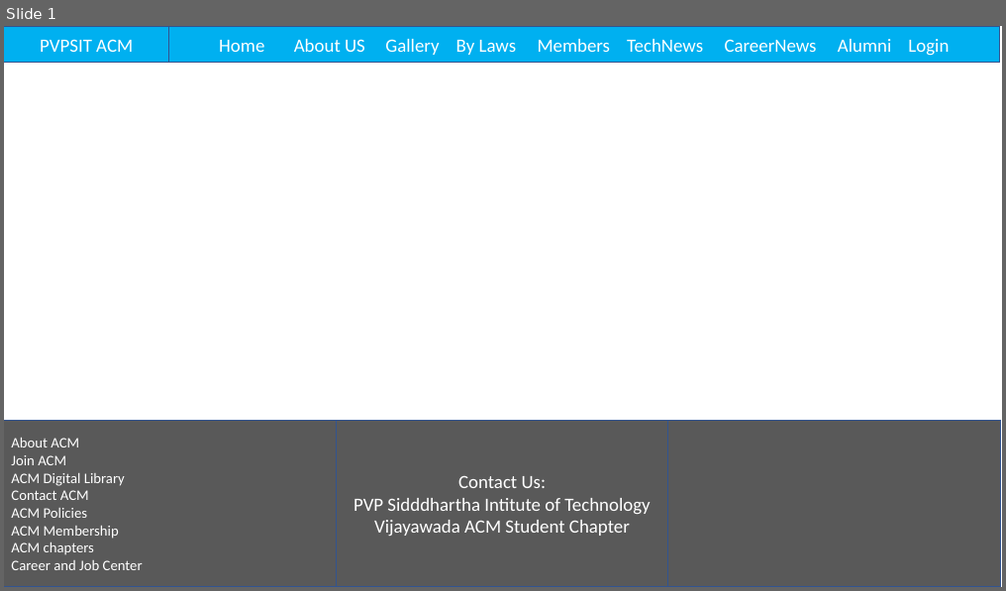
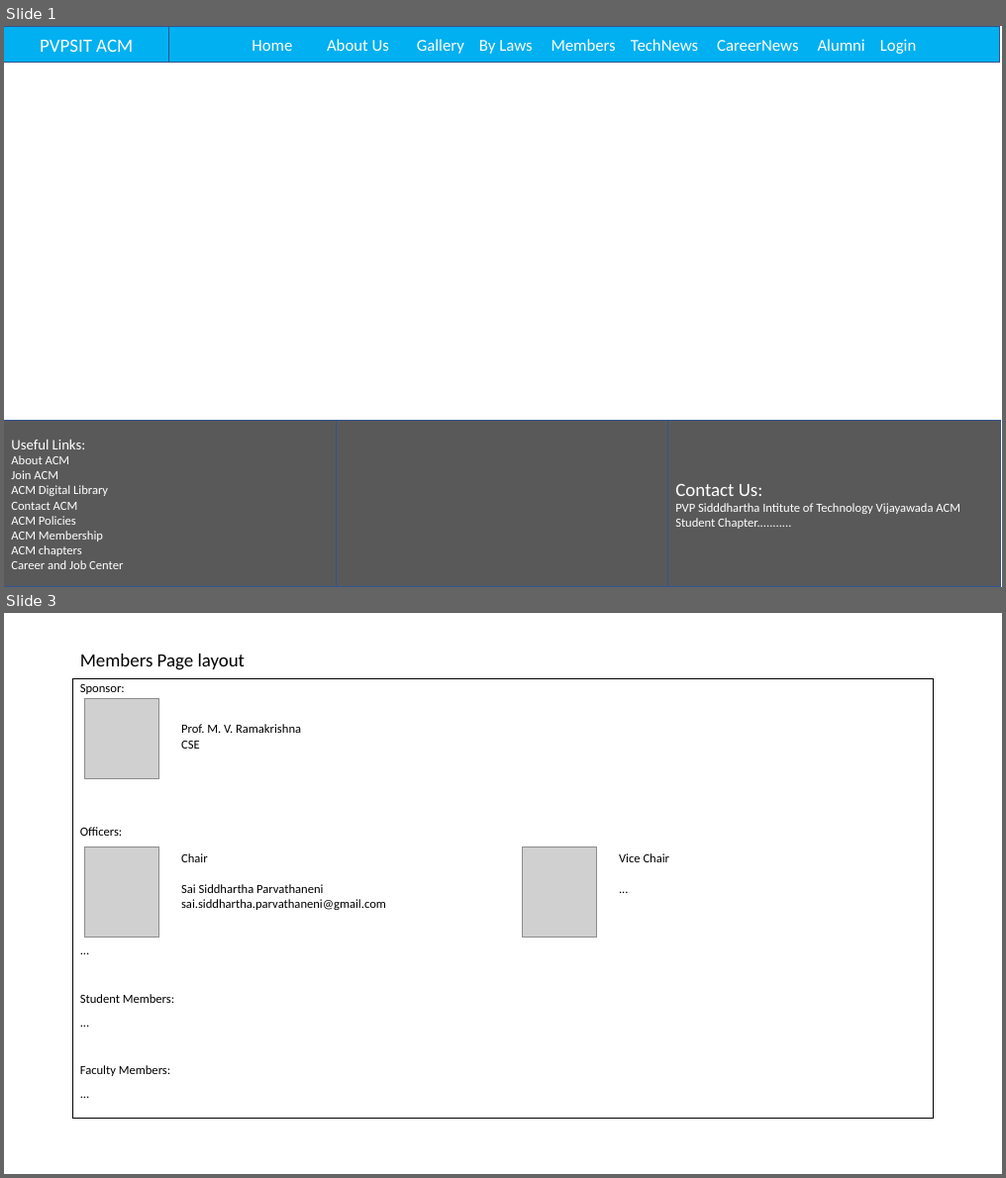
Before and after one commit to abhi4mu/ACM, a slide deck: ACM_layout_ppt.pptx. Shown one above the other, each under a label of ours: slide 1 before the commit, slides 1 and 3 after it; the slides between them are not shown. The pictures are 1006x591 and 1006x1178 pixels, drawn with LibreOffice and Linux fonts; fonts in the diff are those of the drawing; grey boxes stand for pictures. Boxes give left, top, right and bottom in pixels: in the first picture for what was removed or moved away, otherwise in the second. Text is boxed around its words. In the diff, an @@ line names an element or a change of style, - is before the commit and + after.

```diff
--- a/ACM_layout_ppt.pptx
+++ b/ACM_layout_ppt.pptx
@@ slide 3 added at (4, 613, 1002, 1174), background #FFFFFF @@
@@ title added at (80, 654, 246, 670), 18 pt, text #000000 @@
+Members Page layout
@@ text added at (73, 678, 934, 1118), outline #000000 0.75 pt, 12 pt, text #000000 @@
+Sponsor:
+Officers:
+...
+Student Members:
+...
+Faculty Members:
+...
@@ picture added at (85, 699, 159, 779) @@
@@ text added at (181, 724, 301, 749), 12 pt, text #000000 @@
+Prof. M. V. Ramakrishna
+CSE
@@ picture added at (85, 848, 159, 937) @@
@@ picture added at (522, 848, 596, 937) @@
@@ text added at (181, 854, 386, 910), 12 pt, text #000000 @@
+Chair
+Sai Siddhartha Parvathaneni
+sai.siddhartha.parvathaneni@gmail.com
@@ text added at (619, 854, 670, 862), 12 pt, text #000000 @@
+Vice Chair
+...
@@ slide 1 changed as well @@
@@ text in rectangle at (252, 39, 916, 54): text changed; size 18 to 16 pt @@
-Home About US Gallery By Laws Members TechNews CareerNews Alumni Login
+Home About Us Gallery By Laws Members TechNews CareerNews Alumni Login
@@ text in rectangle at (11, 440, 86, 450): paragraph added @@
+Useful Links:
@@ text in rectangle at (11, 456, 123, 570): size 14 to 12 pt in "About ACM", "Join ACM", "ACM Digital Library", "Contact ACM" and 4 more places @@
@@ text in rectangle at (353, 476, 649, 536): text removed @@
-Contact Us:
-PVP Sidddhartha Intitute of Technology Vijayawada ACM Student Chapter
@@ text in rectangle at (675, 484, 960, 529): text added @@
+Contact Us:
+PVP Sidddhartha Intitute of Technology Vijayawada ACM Student Chapter...........
```
Also in this commit, not shown: 1 other slide added, 1 other file.
